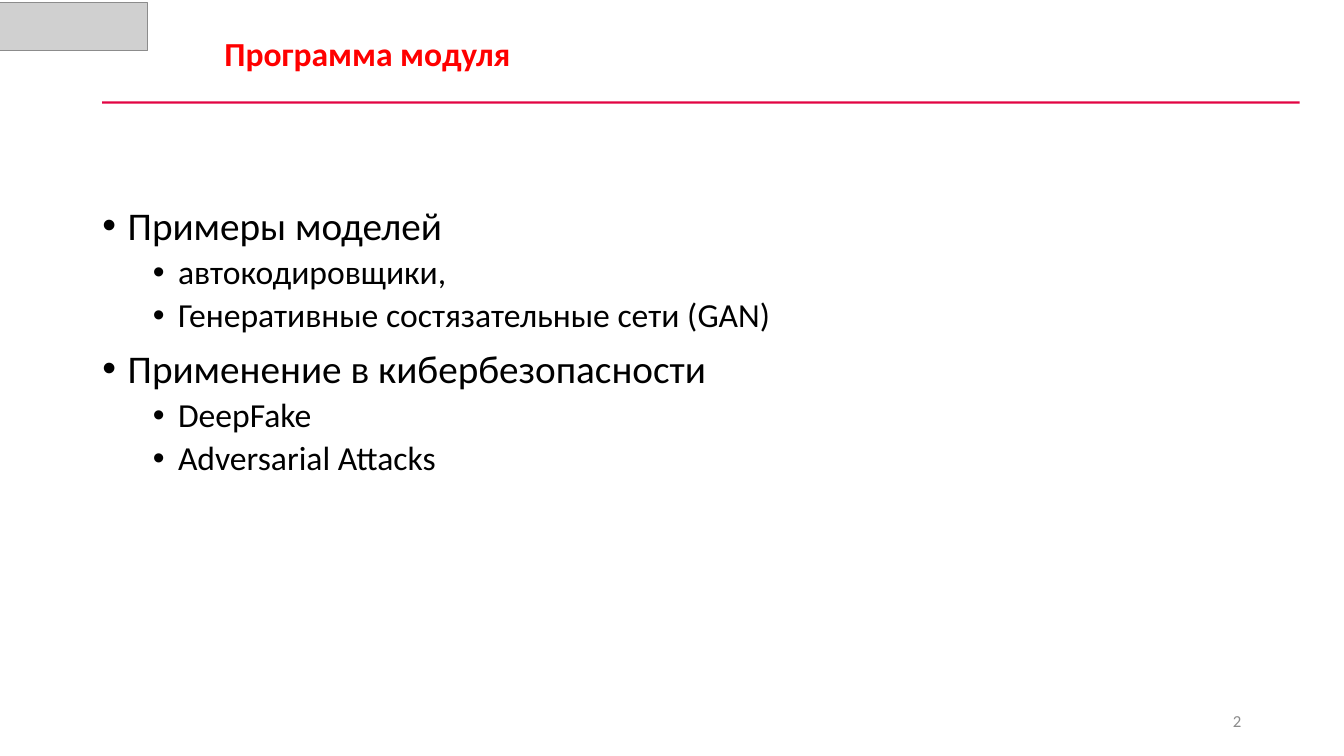
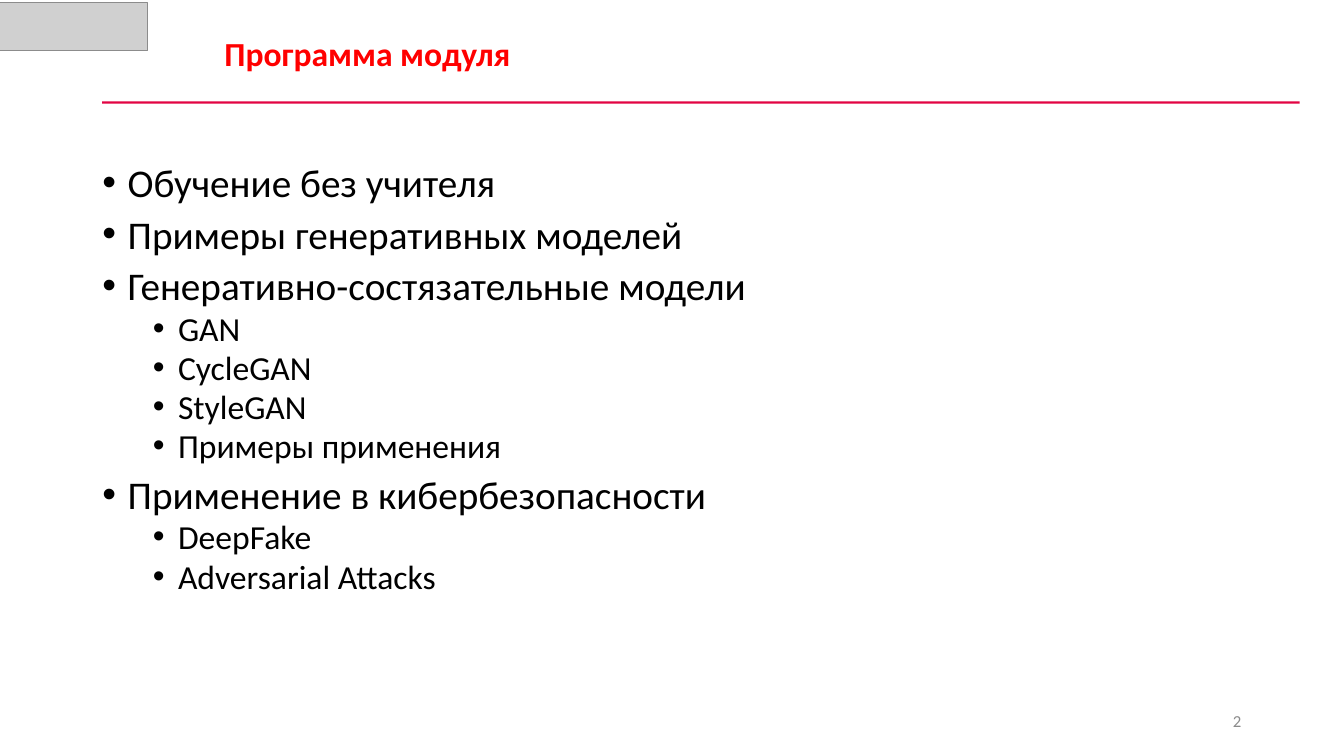
Before and after one commit to CyberLympha/AI-for-IS-Course, a slide deck: slide 2 of Лекции/Состязательные модели в ИБ.pptx. Drawn at 1344x756 pixels with LibreOffice and Linux fonts; fonts in the diff are those of the drawing; grey boxes stand for pictures. Boxes give left, top, right and bottom in pixels: in the first picture for what was removed or moved away, otherwise in the second. Text is boxed around its words. In the diff, an @@ line names an element or a change of style, - is before the commit and + after.

```diff
--- a/Лекции/Состязательные модели в ИБ.pptx
+++ b/Лекции/Состязательные модели в ИБ.pptx
@@ text "Обучение без учителя": place and size @@
-text "Обучение без учителя" at [128,213,770,471]
+text "Обучение без учителя" at [128,170,746,590]
@@ text at [128,170,746,464]: text changed; size 24 to 28 pt @@
-• Примеры моделей
-  • автокодировщики,
-  • Генеративные состязательные сети (GAN)
+• Обучение без учителя
+• Примеры генеративных моделей
+• Генеративно-состязательные модели
+  • GAN
+  • CycleGAN
+  • StyleGAN
+  • Примеры применения
@@ text at [128,482,706,590]: line spacing 0.9 to 0.8 @@
```
Also in this commit, not shown: 6 other slides changed, 6 slides added, 12 slides removed, 5 other files.
